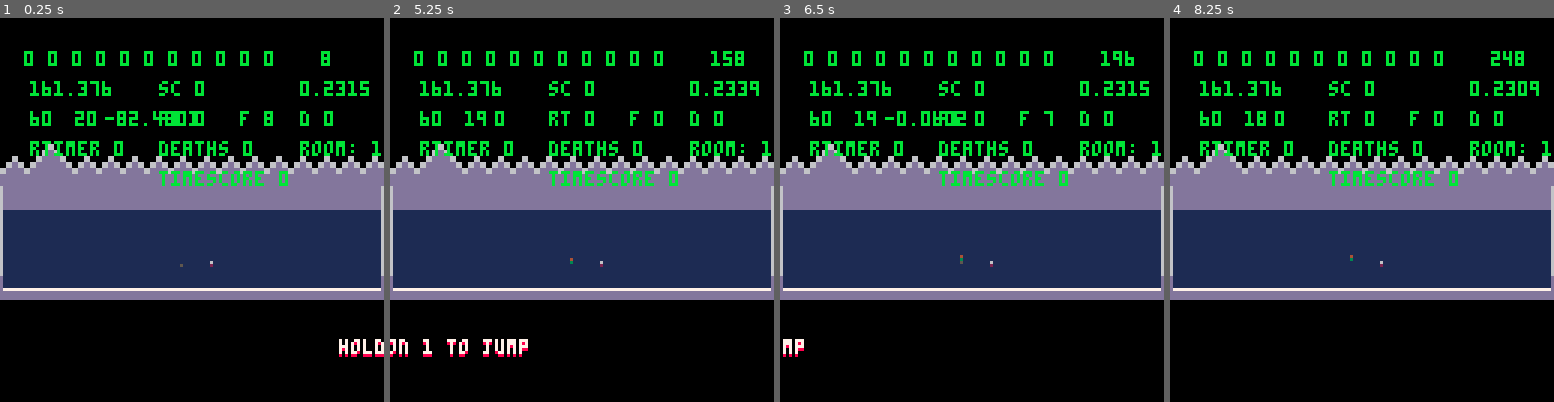
Above: before the commit, frames 1-4 (left to right).
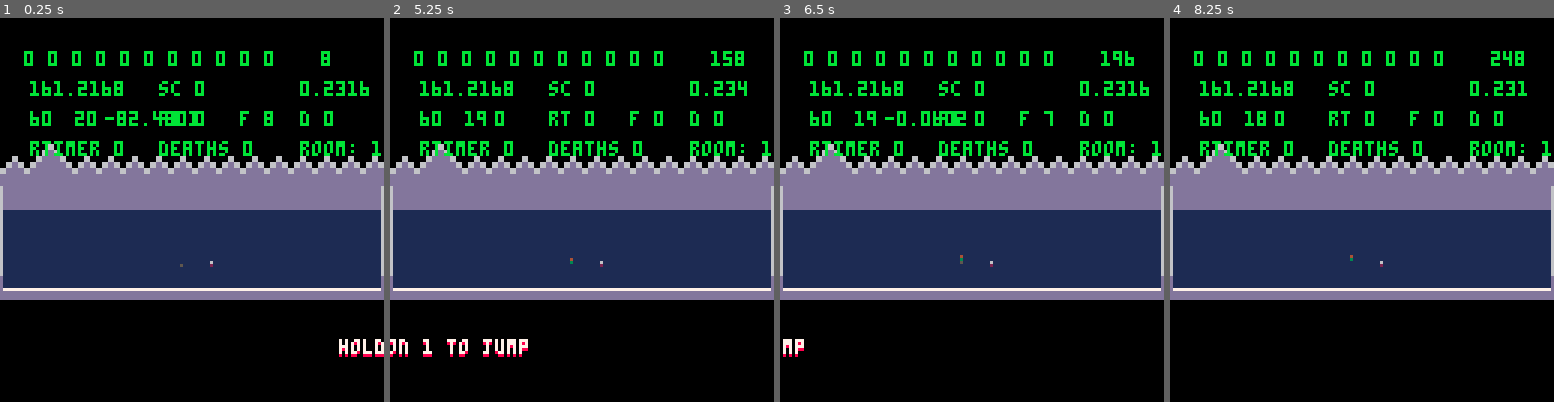
Above: after the commit, the same moments.

Repository: arnodick/tiny_parkour
Game: PICO-8 cartridge tinyp.p8
Same seed, same stepped clock (60 frames per second), same inputs: the game is played once before the commit and once after it.
Inputs:
- Up to frame 1 (0.25 s): no input
- Up to frame 2 (5.25 s): tap X (X key) at 0.33, 1.07, 1.85, 2.97, 4.08, 5.2 s; tap O (Z key) at 0.7, 1.7, 2.1, 2.5, 2.9, 3.3, 3.7, 4.1, 4.5, 4.9 s; hold Up 2.15-2.42 s; hold Down 3.63-3.97 s; hold Up 4.73-5.03 s
- Up to frame 3 (6.5 s): tap O (Z key) at 5.3, 5.7, 6.1 s; hold Down 5.73-6.03 s; tap X (X key) at 6.32 s
- Up to frame 4 (8.25 s): tap O (Z key) every 0.4 s from 6.5 to 8.1 s; hold Up 7.18-7.45 s; tap X (X key) at 7.43 s

The runs differ from the first frame. In frame 1, 0.8% of the frame differs, in the area x 20-97%, y 16-44%; in frame 2, 0.8%; in frame 3, 0.8%; in frame 4, 0.9%.

Commit message:
super hacky end game transition working now

Diff:
--- a/tinyp.p8
+++ b/tinyp.p8
@@ -1039,6 +1039,7 @@
 		print("deaths: "..deaths,20,41,7)
 		print("press button to continue",20,61,8)
 		if btnp(4) then
+			del(rooms,rooms[3])
 			score=0 route=0 timer=0 start=0 deaths=0
 	 	for k,v in pairs(bubbles) do bubbles[k]=nil end
 	 	room=1
@@ -1064,7 +1065,7 @@
 		print("rt "..route,r.w/2-10,cam+r.h-30+doff,11)
 		print("rtimer "..rtimer,10,cam+r.h-20+doff,11)
 		print("deaths "..deaths,53,cam+r.h-20+doff,11)
-		print("timescore "..timescore,53,cam+r.h-10+doff,11)
+--		print("timescore "..timescore,53,cam+r.h-10+doff,11)
 		print("d "..dget(63),100,cam+r.h-30+doff,11)
 --		print(#items,10,-10,11)
 --		print(#item_list,20,-10,11)=
